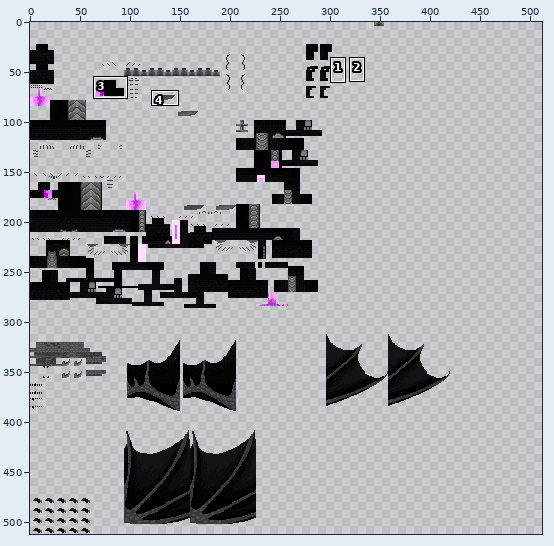
A sprite sheet gets an edit: src/test/resources/advancedboredom_young.png. The first picture is a wide view before the edit; the outline marks the close-up.
Close-up. The starting point:
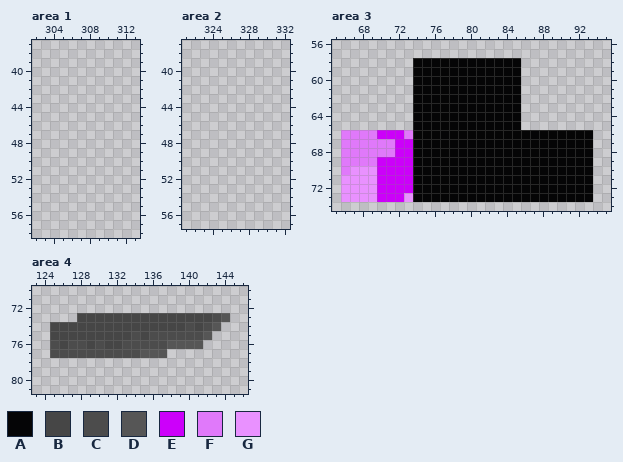
The file is 512x512 pixels. Colours within 5 levels of each other are drawn and written as one. Shown: area 1: x 302..313, y 37..58; area 2: x 321..332, y 37..57; area 3: x 65..95, y 56..74; area 4: x 123..146, y 70..81. The commit also changed other parts of the picture, which this record leaves out.
Palette (. is transparent): A #050506  B #464646  C #4c4c4c  D #565656  E #cc00fa  F #e079fa  G #e991ff
Pixels before, area 3, first column x 66:
58 ........AAAAAAAAAAAA........
59 ........AAAAAAAAAAAA........
60 ........AAAAAAAAAAAA........
61 ........AAAAAAAAAAAA........
62 ........AAAAAAAAAAAA........
63 ........AAAAAAAAAAAA........
64 ........AAAAAAAAAAAA........
65 ........AAAAAAAAAAAA........
66 FFFFEEEFAAAAAAAAAAAAAAAAAAAA
67 FFFFFFEEAAAAAAAAAAAAAAAAAAAA
68 FFFFFFEEAAAAAAAAAAAAAAAAAAAA
69 FFFFEEEEAAAAAAAAAAAAAAAAAAAA
70 FGGGEEEEAAAAAAAAAAAAAAAAAAAA
71 GGGGEEEEAAAAAAAAAAAAAAAAAAAA
72 GGGGEEEEAAAAAAAAAAAAAAAAAAAA
73 GGGGEEEGAAAAAAAAAAAAAAAAAAAA
Pixels before, area 4, first column x 125:
73 ...BBBBBBBBBBBBBBBCD
74 BBBBBBBBBBBBBBBCBCD.
75 BBBBBBBBBCBCCCCCCD..
76 CBCCBCBBCCCCCDDDD...
77 CCCCCCCCCCDDD.......
The result:
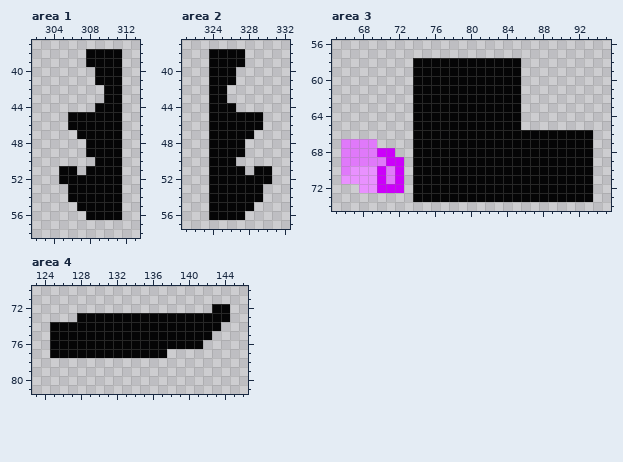
Difference:
Changed rows in their new state; - is an unchanged pixel.
Area 1:
first column x 305:
38 ---AAAA
39 ---AAAA
40 ----AAA
41 ----AAA
42 -----AA
43 -----AA
44 ----AAA
45 -AAAAAA
46 -AAAAAA
47 --AAAAA
48 ---AAAA
49 ---AAAA
50 ----AAA
51 AA-AAAA
52 AAAAAAA
53 -AAAAAA
54 -AAAAAA
55 --AAAAA
56 ---AAAA
Area 2:
first column x 324:
38 AAAA---
39 AAAA---
40 AAA----
41 AAA----
42 AA-----
43 AA-----
44 AAA----
45 AAAAAA-
46 AAAAAA-
47 AAAAA--
48 AAAA---
49 AAAA---
50 AAA----
51 AAAA-AA
52 AAAAAAA
53 AAAAAA-
54 AAAAAA-
55 AAAAA--
56 AAAA---
Area 3:
first column x 66:
66 ........
67 ----....
68 ----EE..
69 ----F--.
70 -----F-.
71 -----F-.
72 ..-----.
73 ........
Area 4:
first column x 125:
72 ------------------AA
73 ---AAAAAAAAAAAAAAAAA
74 AAAAAAAAAAAAAAAAAAA-
75 AAAAAAAAAAAAAAAAAA--
76 AAAAAAAAAAAAAAAAA---
77 AAAAAAAAAAAAA-------
Boxes around the changes in both close-ups, in picture pixels (x1, y1, x2, y2):
added: (59, 49, 122, 220)
added: (209, 49, 272, 220)
changed: (341, 130, 413, 202)
changed: (50, 304, 230, 358)
